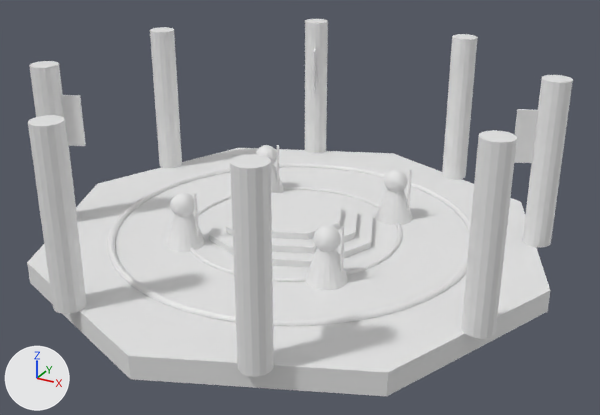
The glTF model assets/models/battle_colosseum.glb, before and after one commit.
Before and after are seen from a camera (50 mm lens) standing at (8.69, -15.48, 8.35) and looking at (0.33, -0.27, 0.75). Every picture has the same lights, and +X, +Y and +Z are marked at lower left. The picture after the commit comes second. Where no turn or scale is listed for an object, it has been applied to the vertices.

The scene before the commit, as lines of its bpy script (objects in view):
```python
ob_colosseum_floor = bpy.data.objects.new('Colosseum_Floor', me_hình_trụ_012)
ob_colosseum_floor.location = (0.0, 0.0, -0.25)
ob_colosseum_pillar_7 = bpy.data.objects.new('Colosseum_Pillar_7', me_hình_trụ_019)
ob_colosseum_pillar_7.location = (2.14, -5.17, 1.9)
ob_colosseum_pillar_8 = bpy.data.objects.new('Colosseum_Pillar_8', me_hình_trụ_020)
ob_colosseum_pillar_8.location = (5.17, -2.14, 1.9)
ob_magic_circle_inner = bpy.data.objects.new('Magic_Circle_Inner', me_hình_xuyến_026)
ob_magic_circle_inner.location = (0.0, 0.0, 0.02)
ob_magic_circle_outer = bpy.data.objects.new('Magic_Circle_Outer', me_hình_xuyến_025)
ob_magic_circle_outer.location = (0.0, 0.0, 0.02)
ob_player_1_indigo_staff = bpy.data.objects.new('Player_1_Indigo_Staff', me_hình_trụ_021)
ob_player_1_indigo_staff.location = (-1.45, -1.8, 0.65)
ob_player_3_emerald_staff = bpy.data.objects.new('Player_3_Emerald_Staff', me_hình_trụ_023)
ob_player_3_emerald_staff.location = (-1.45, 1.8, 0.65)
ob_player_4_amber_staff = bpy.data.objects.new('Player_4_Amber_Staff', me_hình_trụ_024)
ob_player_4_amber_staff.location = (2.15, 1.8, 0.65)
ob_podium_step_3 = bpy.data.objects.new('Podium_Step_3', me_hình_trụ_027)
ob_podium_step_3.location = (0.0, 0.0, 0.07)
# also in view: 'Colosseum_Pillar_1' at (5.17, 2.14, 1.9); 'Colosseum_Pillar_6' at (-2.14, -5.17, 1.9); 'Colosseum_Pillar_5' at (-5.17, -2.14, 1.9); 'Player_4_Amber_Robe' at (1.8, 1.8, 0.4); 'Player_2_Crimson_Head' at (1.8, -1.8, 0.95)
```
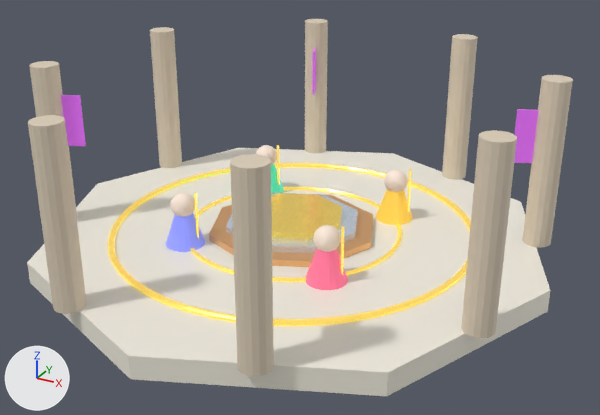
Pixel boxes (x1, y1, x2, y2) of what changed, in the pictures (600 x 415 px):
'Colosseum_Floor', recoloured, surface changed
    both: (41, 148, 551, 390)
'Colosseum_Pillar_7', recoloured
    both: (230, 154, 274, 377)
'Colosseum_Pillar_8', recoloured
    both: (461, 130, 517, 338)
'Colosseum_Pillar_6', recoloured
    both: (28, 115, 87, 314)
'Colosseum_Pillar_1', recoloured (white to pale yellow)
    both: (522, 75, 573, 247)
'Magic_Circle_Outer', recoloured, surface changed
    both: (108, 163, 471, 326)
'Colosseum_Pillar_2', recoloured (white to pale yellow)
    both: (442, 34, 478, 180)
'Colosseum_Pillar_4', recoloured (white to pale yellow)
    both: (150, 27, 182, 168)
'Colosseum_Pillar_3', recoloured (white to pale yellow)
    both: (305, 19, 328, 154)
'Podium_Step_1', recoloured, surface changed (white to yellow)
    both: (271, 193, 342, 240)
'Podium_Step_3', recoloured, surface changed (darker)
    both: (209, 193, 373, 267)
'Colosseum_Pillar_5', recoloured (white to pale yellow)
    both: (29, 61, 77, 218)
'Podium_Step_2', recoloured, surface changed
    both: (226, 193, 358, 254)
'Player_2_Crimson_Robe', recoloured, surface changed (white to red)
    both: (305, 248, 348, 290)
'Magic_Circle_Inner', recoloured, surface changed
    both: (190, 187, 402, 282)
'Player_1_Indigo_Robe', recoloured, surface changed (white to blue)
    both: (166, 213, 205, 252)
'Academy_Banner_1', recoloured, surface changed (white to purple)
    both: (514, 109, 538, 163)
'Academy_Banner_5', recoloured, surface changed (white to purple)
    both: (61, 95, 86, 146)
'Player_4_Amber_Robe', recoloured, surface changed (white to yellow)
    both: (376, 189, 413, 225)
'Player_2_Crimson_Head', recoloured, surface changed
    both: (313, 225, 341, 252)
'Player_1_Indigo_Head', recoloured, surface changed
    both: (171, 192, 195, 217)
'Player_4_Amber_Head', recoloured, surface changed
    both: (384, 169, 408, 192)
'Player_3_Emerald_Head', recoloured, surface changed
    both: (256, 145, 277, 165)
'Player_3_Emerald_Robe', recoloured, surface changed (white to green)
    both: (271, 164, 284, 193)
'Player_2_Crimson_Staff', recoloured, surface changed
    both: (340, 226, 344, 275)
'Academy_Banner_3', recoloured, surface changed
    both: (313, 48, 316, 95)
'Player_1_Indigo_Staff', recoloured, surface changed
    both: (194, 193, 199, 238)
'Player_4_Amber_Staff', recoloured, surface changed
    both: (407, 169, 412, 212)
'Player_3_Emerald_Staff', recoloured, surface changed
    both: (277, 145, 280, 185)

The change, as a list of edits to the scene's bpy script:
```text
Change mat_m_marble_floor:
    add mat_m_marble_floor.emission_strength = 1.0
    add mat_m_marble_floor.emission_color = (0.03, 0.03, 0.02)  # dark grey #303027
Change mat_m_gold_rune:
    mat_m_gold_rune.base_color: (0.8, 0.8, 0.8) -> (1.0, 0.76, 0.16)  # white #e7e7e7 -> yellow #ffe26f
    mat_m_gold_rune.metallic: 0.0 -> 0.85
    add mat_m_gold_rune.emission_strength = 1.0
    add mat_m_gold_rune.emission_color = (0.48, 0.32, 0.05)  # yellow #b8993f
Change mat_m_roman_stone:
    mat_m_roman_stone.base_color: (0.8, 0.8, 0.8) -> (0.74, 0.64, 0.5)  # white #e7e7e7 -> pale yellow #dfd1bc
Change mat_m_colosseum_banner:
    mat_m_colosseum_banner.base_color: (0.8, 0.8, 0.8) -> (0.66, 0.14, 0.82)  # white #e7e7e7 -> purple #d469ea
    mat_m_colosseum_banner.metallic: 0.0 -> 0.08
    add mat_m_colosseum_banner.emission_color = (0.16, 0.03, 0.2)  # dark purple #6f307c
    add mat_m_colosseum_banner.emission_strength = 1.0
    mat_m_colosseum_banner.roughness: 0.5 -> 0.42
Change mat_m_player_1_indigo:
    mat_m_player_1_indigo.base_color: (0.8, 0.8, 0.8) -> (0.26, 0.3, 0.96)  # white #e7e7e7 -> blue #8b95fa
    mat_m_player_1_indigo.metallic: 0.0 -> 0.12
    add mat_m_player_1_indigo.emission_color = (0.08, 0.1, 0.32)  # blue #505999
    add mat_m_player_1_indigo.emission_strength = 1.0
    mat_m_player_1_indigo.roughness: 0.5 -> 0.38
Change mat_m_face_skin:
    mat_m_face_skin.base_color: (0.8, 0.8, 0.8) -> (1.0, 0.84, 0.72)  # white #e7e7e7 -> pale yellow #ffecdd
    mat_m_face_skin.roughness: 0.5 -> 0.55
Change mat_m_player_2_crimson:
    mat_m_player_2_crimson.base_color: (0.8, 0.8, 0.8) -> (0.92, 0.18, 0.3)  # white #e7e7e7 -> red #f67695
    mat_m_player_2_crimson.metallic: 0.0 -> 0.12
    add mat_m_player_2_crimson.emission_color = (0.28, 0.04, 0.09)  # red #903855
    add mat_m_player_2_crimson.emission_strength = 1.0
    mat_m_player_2_crimson.roughness: 0.5 -> 0.38
Change mat_m_player_3_emerald:
    mat_m_player_3_emerald.base_color: (0.8, 0.8, 0.8) -> (0.08, 0.8, 0.48)  # white #e7e7e7 -> green #50e7b8
    mat_m_player_3_emerald.metallic: 0.0 -> 0.12
    add mat_m_player_3_emerald.emission_color = (0.04, 0.26, 0.15)  # green #388b6c
    add mat_m_player_3_emerald.emission_strength = 1.0
    mat_m_player_3_emerald.roughness: 0.5 -> 0.38
Change mat_m_player_4_amber:
    mat_m_player_4_amber.base_color: (0.8, 0.8, 0.8) -> (0.98, 0.64, 0.08)  # white #e7e7e7 -> yellow #fdd150
    mat_m_player_4_amber.metallic: 0.0 -> 0.12
    add mat_m_player_4_amber.emission_color = (0.3, 0.17, 0.02)  # brown #957327
    add mat_m_player_4_amber.emission_strength = 1.0
    mat_m_player_4_amber.roughness: 0.5 -> 0.38
Change mat_m_gold_podium:
    mat_m_gold_podium.base_color: (0.8, 0.8, 0.8) -> (0.98, 0.76, 0.18)  # white #e7e7e7 -> yellow #fde276
    mat_m_gold_podium.metallic: 0.0 -> 0.88
    add mat_m_gold_podium.emission_color = (0.22, 0.14, 0.02)  # yellow #816927
    add mat_m_gold_podium.emission_strength = 1.0
    mat_m_gold_podium.roughness: 0.5 -> 0.22
Change mat_m_silver_podium:
    mat_m_silver_podium.base_color: (0.8, 0.8, 0.8) -> (0.78, 0.84, 0.92)  # white #e7e7e7 -> white #e5ecf6
    mat_m_silver_podium.metallic: 0.0 -> 0.82
    add mat_m_silver_podium.emission_color = (0.06, 0.08, 0.1)  # greyish blue #455059
    add mat_m_silver_podium.emission_strength = 1.0
    mat_m_silver_podium.roughness: 0.5 -> 0.25
Change mat_m_bronze_podium:
    mat_m_bronze_podium.base_color: (0.8, 0.8, 0.8) -> (0.78, 0.44, 0.2)  # white #e7e7e7 -> beige #e5b17c
    mat_m_bronze_podium.metallic: 0.0 -> 0.78
    add mat_m_bronze_podium.emission_color = (0.1, 0.05, 0.02)  # brown #593f27
    add mat_m_bronze_podium.emission_strength = 1.0
    mat_m_bronze_podium.roughness: 0.5 -> 0.3
```
